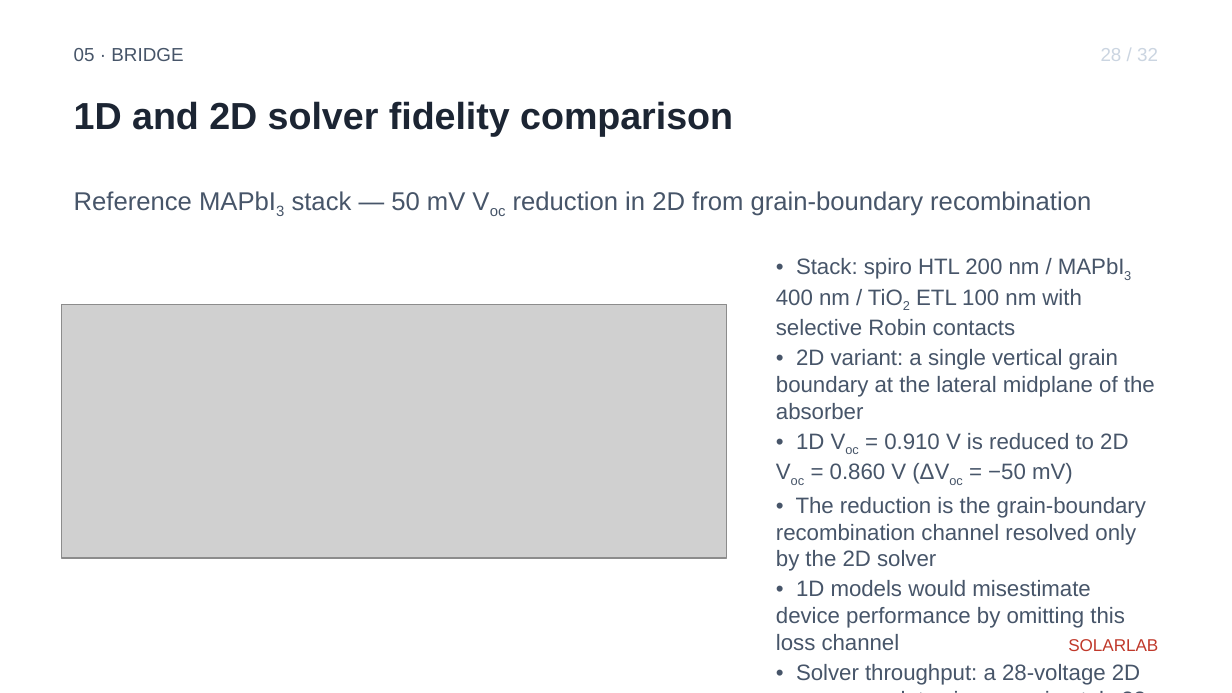
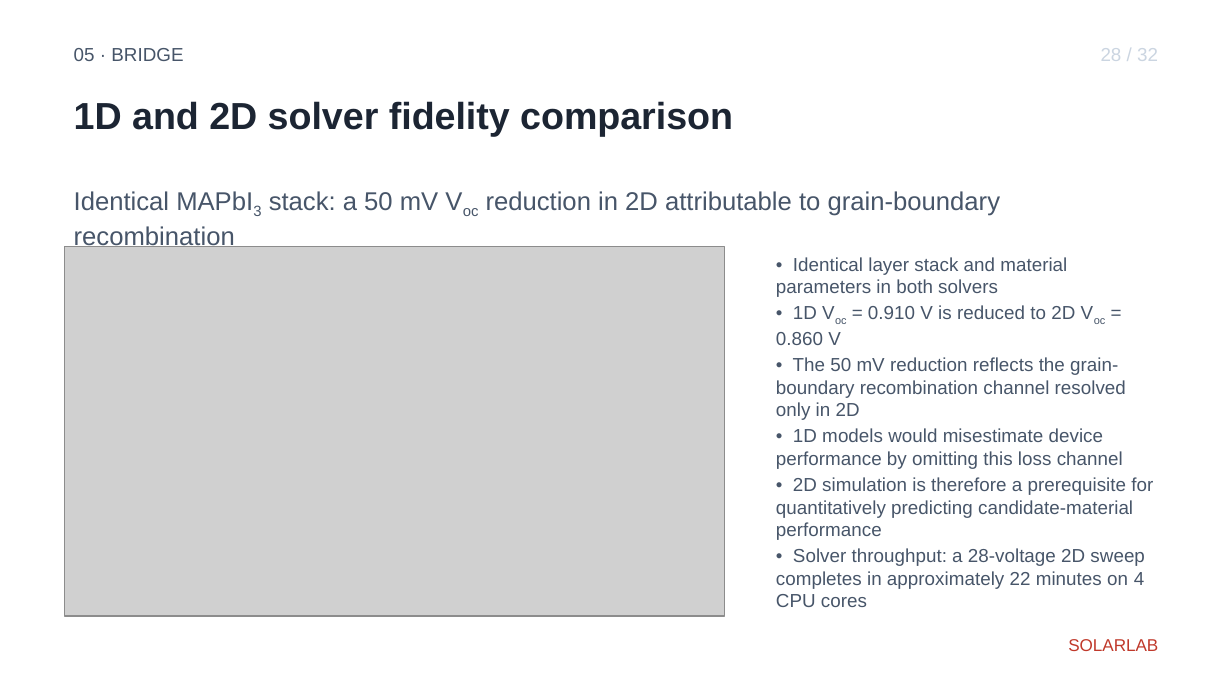
Before and after one commit to ShaneLogic/SolarLab, a slide deck: slide 33 of presentations/jmi-2026/output/jmi-2026.pptx. Drawn at 1232x693 pixels with LibreOffice and Linux fonts; fonts in the diff are those of the drawing; grey boxes stand for pictures. Boxes give left, top, right and bottom in pixels: in the first picture for what was removed or moved away, otherwise in the second. Text is boxed around its words. In the diff, an @@ line names an element or a change of style, - is before the commit and + after.

```diff
--- a/presentations/jmi-2026/output/jmi-2026.pptx
+++ b/presentations/jmi-2026/output/jmi-2026.pptx
@@ text at (74, 191, 1001, 251): text changed @@
-Reference MAPbI3 stack — 50 mV Voc reduction in 2D from grain-boundary recombination
+Identical MAPbI3 stack: a 50 mV Voc reduction in 2D attributable to grain-boundary recombination
@@ picture: place and size @@
-picture at (62, 304, 727, 558)
+picture at (64, 246, 724, 616)
@@ text at (776, 257, 1126, 420): text changed; size 13 to 11 pt @@
-• Stack: spiro HTL 200 nm / MAPbI3 400 nm / TiO2 ETL 100 nm with selective Robin contacts
-• 2D variant: a single vertical grain boundary at the lateral midplane of the absorber
-• 1D Voc = 0.910 V is reduced to 2D Voc = 0.860 V (ΔVoc = −50 mV)
-• The reduction is the grain-boundary recombination channel resolved only by the 2D solver
+• Identical layer stack and material parameters in both solvers
+• 1D Voc = 0.910 V is reduced to 2D Voc = 0.860 V
+• The 50 mV reduction reflects the grain-boundary recombination channel resolved only in 2D
@@ text at (776, 428, 1144, 607): size 13 to 11 pt in "• 1D models would misestimate device performance ...", "• Solver throughput: a 28-voltage 2D sweep ..." @@
@@ text at (776, 477, 1153, 540): paragraph added @@
+• 2D simulation is therefore a prerequisite for quantitatively predicting candidate-material performance
```
Also in this commit, not shown: 11 other slides changed, 7 other files.
